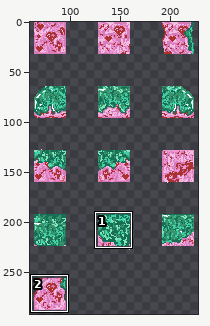
Pixel-art file, stored at Alzey2024/Assets/Sprites/boden pixelkram.aseprite. The first picture is a wide view before the edit; the outline marks the close-up.
Close-up. Before:
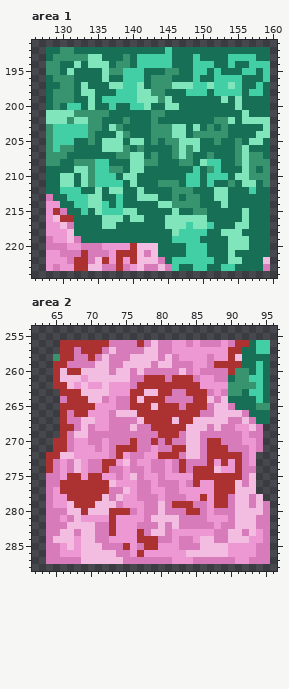
320x320 pixels, 1 frame. Shown: area 1: x 126..160, y 191..224; area 2: x 62..96, y 254..288. The wide view leaves out empty margins. The commit also changed other parts of the picture, which this record leaves out.
New version:
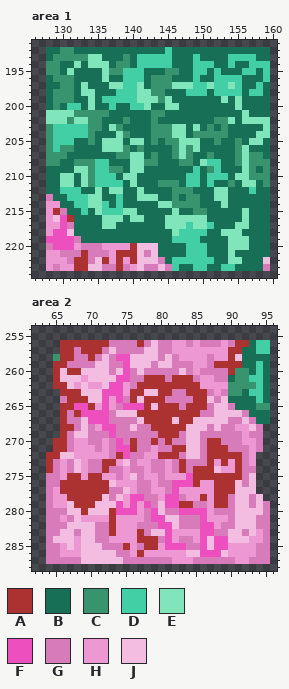
Palette (. is transparent): A #ac3232  B #177055  C #37946e  D #42cfa5  E #81e5bc  F #ee4fbf  G #d77bba  H #ee98d3  J #f2bde1
Changes in this commit:
Area 1:
y 216: x 130 A -> F
y 217: x 130 J -> F
y 218: x 129..130 HH -> FF
y 219: x 128..131 GHHJ -> FFFF
y 220: x 129..131 GGH -> FFF
Area 2:
y 258: x 74..75 GG -> FF
y 259..260: x 75 J -> F
y 261: x 74..75 JJ -> FF
y 262: x 73..74 HH -> FF
y 263: x 72..74 JHH -> FFF
y 264: x 72 G -> F; x 74 G -> F
y 265: x 68..69 AA -> FF; x 72 H -> F; x 75..77 GAA -> FFF
y 266: x 69..72 AHHH -> FFFF
y 267: x 70..72 JHH -> FFF
y 268: x 72..73 HG -> FF
y 269: x 73 G -> F
y 270: x 74 G -> F
y 271: x 74..75 AA -> FF
y 272: x 75 H -> F
y 275: x 84 H -> F
y 276: x 82..84 GHG -> FFF
y 277: x 82 G -> F
y 278: x 76..77 HG -> FF; x 81..82 GG -> FF
y 279: x 74 G -> F; x 76 H -> F; x 78 G -> F; x 81..82 GA -> FF
y 280: x 74..76 AAG -> FFF; x 79 G -> F; x 83..86 GAAG -> FFFF
y 281: x 79..80 JJ -> FF; x 86 G -> F
y 282: x 80..81 JG -> FF; x 86..87 GG -> FF
y 283: x 81 G -> F; x 86..87 HH -> FF
y 284: x 81 G -> F; x 86 J -> F; x 88..89 GG -> FF
y 285: x 81..83 HHG -> FFF; x 86 J -> F; x 88..89 JJ -> FF
y 286: x 86..88 JJJ -> FFF
Changed places in both close-ups, as pixel boxes (x1, y1, x2, y2):
changed: (46, 215, 74, 250)
changed: (74, 354, 144, 459)
changed: (116, 473, 228, 557)
